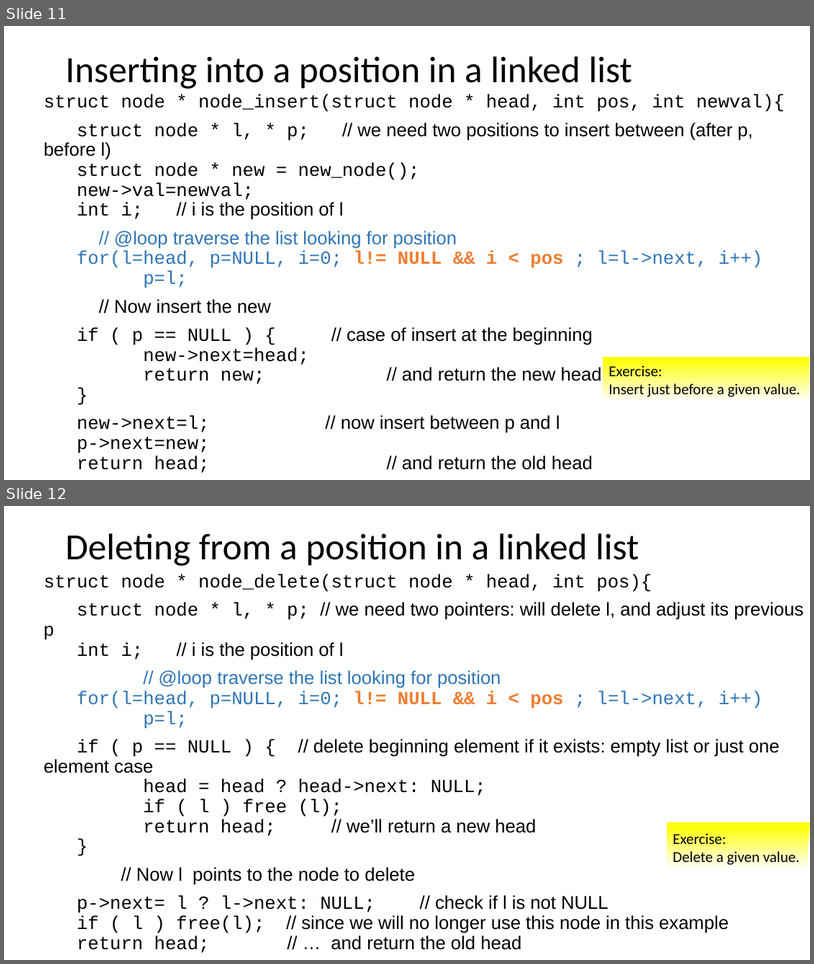
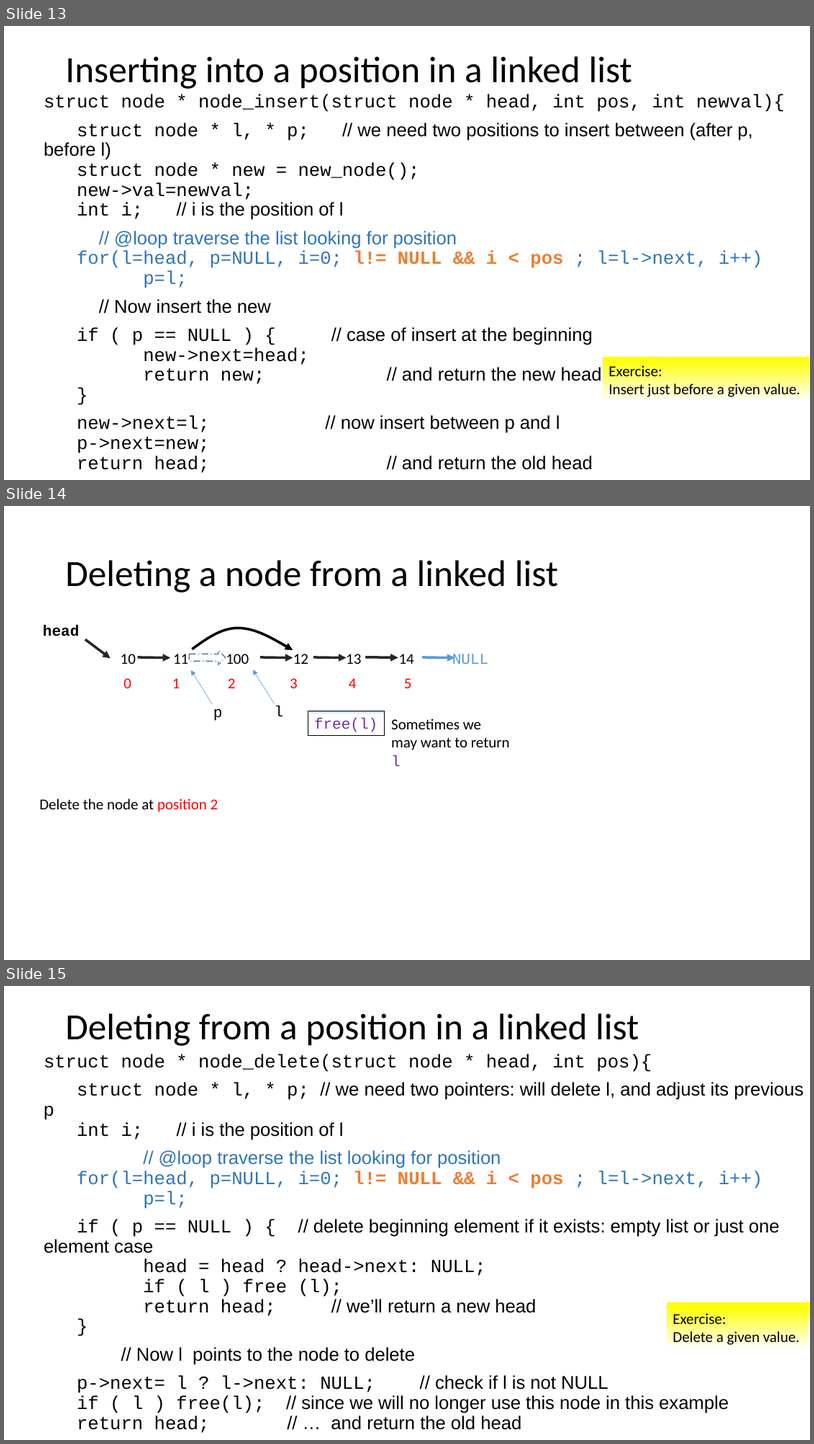
Before and after one commit to rbadrinath/FCP, a slide deck: slides/14-LinkedLists.pptx. Shown one above the other, each under a label of ours: slides 11 and 12 before the commit, slides 13, 14 and 15 after it. The pictures are 814x964 and 814x1444 pixels, drawn with LibreOffice and Linux fonts; fonts in the diff are those of the drawing. Boxes give left, top, right and bottom in pixels: in the first picture for what was removed or moved away, otherwise in the second. Text is boxed around its words. In the diff, an @@ line names an element or a change of style, - is before the commit and + after.

```diff
--- a/slides/14-LinkedLists.pptx
+++ b/slides/14-LinkedLists.pptx
@@ slide 14 added at box(4, 506, 810, 960), background #FFFFFF @@
@@ title added at box(65, 560, 558, 592), 44 pt, text #000000 @@
+Deleting a node from a linked list
@@ freeform shape added at box(192, 628, 293, 651), outline #000000 3 pt @@
@@ right arrow added at box(189, 650, 226, 664), fill #FFFFFF, outline #43739E 1 pt dashed @@
@@ arrow added from (212, 704) to (191, 670), #5B9BD5 0.5 pt @@
@@ arrow added from (275, 703) to (253, 670), #5B9BD5 0.5 pt @@
@@ group added at box(43, 625, 489, 688): 7 arrows, 3 texts @@
+head
+10 11 100 12 13 14 NULL
+0 1 2 3 4 5
@@ text added at box(214, 708, 223, 721), 18 pt, text #000000 @@
+p
@@ text added at box(275, 705, 284, 716), 18 pt, text #000000 @@
+l
@@ rectangle added at box(309, 710, 384, 714), fill gradient #9DC3E6 to #FFFFFF @@
@@ rectangle added at box(309, 710, 384, 735), outline #000000 0.75 pt, 18 pt, text #7030A0 @@
+free(l)
@@ text added at box(391, 718, 510, 766), 18 pt, text #000000 @@
+Sometimes we may want to return l
@@ text added at box(39, 798, 219, 812), 18 pt, text #000000 @@
+Delete the node at position 2
@@ what was slide 11 is now slide 13 @@
@@ what was slide 12 is now slide 15 @@
```
Also in this commit, not shown: 2 other slides added.
